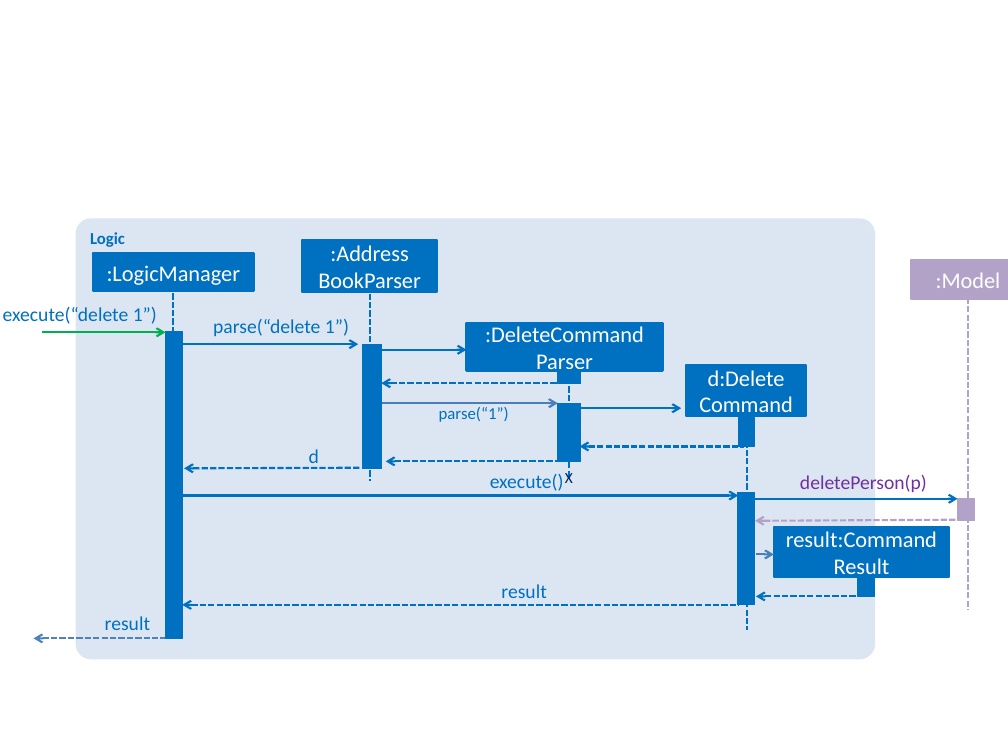
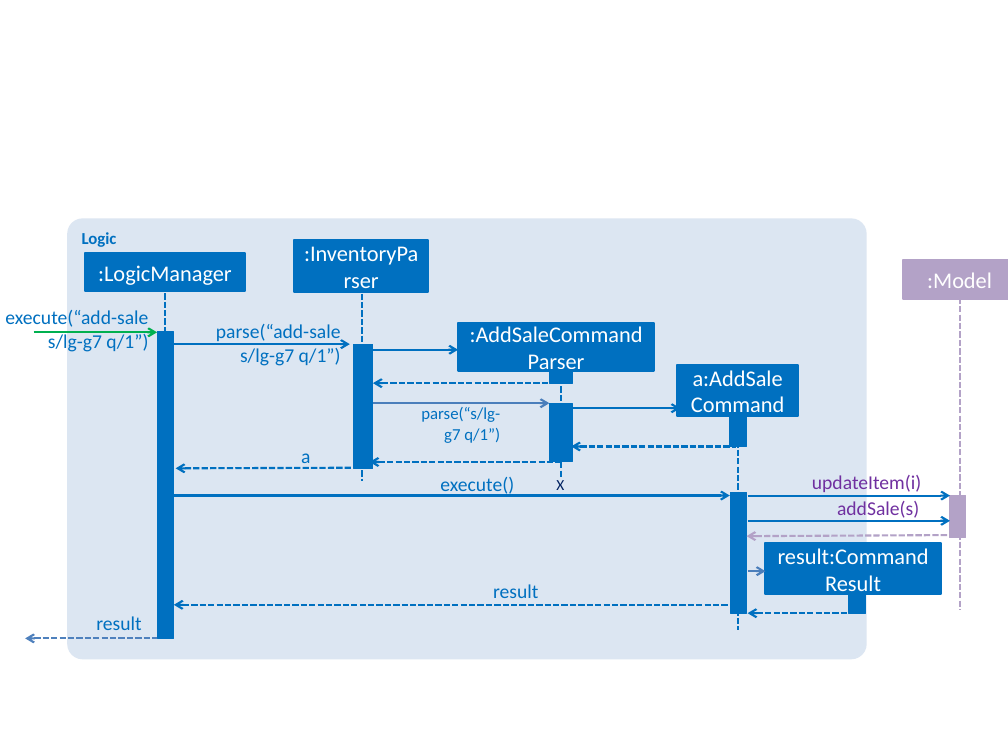
Before and after one commit to zulq9/main, a slide deck: slide 1 of docs/diagrams/AddSaleCommandSequenceDiagram.pptx. Drawn at 1008x756 pixels with LibreOffice and Linux fonts; fonts in the diff are those of the drawing. Boxes give left, top, right and bottom in pixels: in the first picture for what was removed or moved away, otherwise in the second. Text is boxed around its words. In the diff, an @@ line names an element or a change of style, - is before the commit and + after.

```diff
--- a/docs/diagrams/AddSaleCommandSequenceDiagram.pptx
+++ b/docs/diagrams/AddSaleCommandSequenceDiagram.pptx
@@ 10 rectangles, 10 arrows, 5 lines, 2 texts, 1 rounded rectangle: place and size @@
-10 rectangles, 10 arrows, 5 lines, 2 texts, 1 rounded rectangle at <box>33,219,1008,659</box>
+10 rectangles, 10 arrows, 5 lines, 2 texts, 1 rounded rectangle at <box>25,219,1008,659</box>
@@ text in rectangle at <box>318,245,421,294</box>: text changed @@
-:Address
-BookParser
+:InventoryParser
@@ text at <box>5,310,148,352</box>: text changed @@
-execute(“delete 1”)
+execute(“add-sale s/lg-g7 q/1”)
@@ text at <box>216,324,341,366</box>: text changed @@
-parse(“delete 1”)
+parse(“add-sale s/lg-g7 q/1”)
@@ text in rectangle at <box>470,326,643,342</box>: text changed @@
-:DeleteCommand
+:AddSaleCommand
@@ text in rectangle at <box>691,370,784,419</box>: text changed @@
-d:Delete
-Command
+a:AddSale
+Command
@@ text at <box>421,407,500,443</box>: text changed @@
-parse(“1”)
+parse(“s/lg-g7 q/1”)
@@ arrow moved from (580, 408) - (681, 408) to (572, 408) - (680, 408) @@
@@ text at <box>301,453,310,469</box>: text changed @@
-d
+a
@@ arrow moved from (386, 462) - (570, 462) to (370, 462) - (561, 462) @@
@@ text "execute()": place and size @@
-text "execute()" at <box>490,474,564,491</box>
+text "execute()" at <box>440,477,514,497</box>
@@ text "X": place and size @@
-text "X" at <box>565,471,573,483</box>
+text "X" at <box>556,480,564,495</box>
@@ text added at <box>812,475,921,492</box>, 14 pt, text #7030A0 @@
+updateItem(i)
@@ rectangle: place and size @@
-rectangle at <box>737,493,755,605</box>
+rectangle at <box>731,493,747,614</box>
@@ arrow added from (748, 496) to (950, 496), #0070C0 1.5 pt @@
@@ text at <box>837,501,919,518</box>: text changed @@
-deletePerson(p)
+addSale(s)
@@ rectangle: place and size @@
-rectangle at <box>958,499,975,521</box>
+rectangle at <box>950,496,967,538</box>
@@ arrow moved from (755, 499) - (958, 499) to (748, 521) - (950, 521) @@
@@ arrow moved from (756, 554) - (774, 554) to (748, 572) - (765, 572) @@
@@ 2 rectangles, 2 arrows: place and size @@
-2 rectangles, 2 arrows at <box>755,520,958,597</box>
+2 rectangles, 2 arrows at <box>747,535,950,614</box>
```
Also in this commit, not shown: 2 other files.
